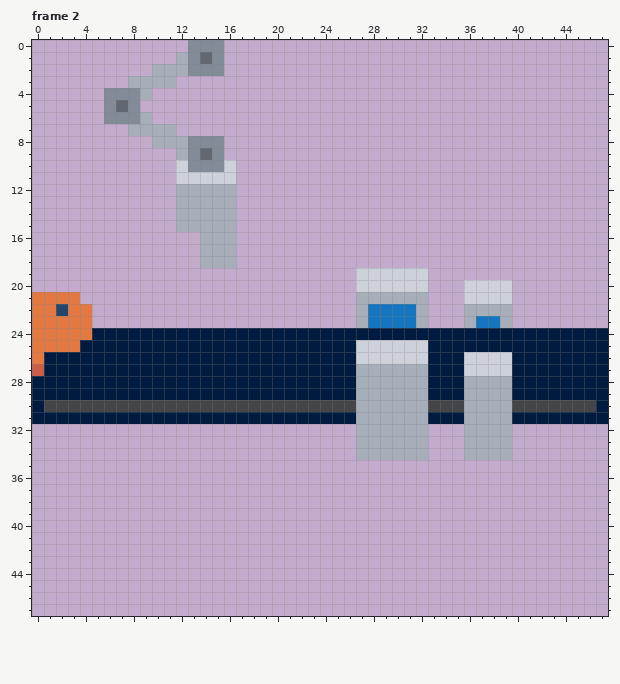
A pixel-art file gets an edit: Assets/2d/Aseprite/Aseprite Raws/Factory/DroneFactory.aseprite. This is how it looked before the edit.
48x48 pixels, 49 frames. Shown: frame 2. The commit also changed other frames, which this record leaves out.
And afterwards:
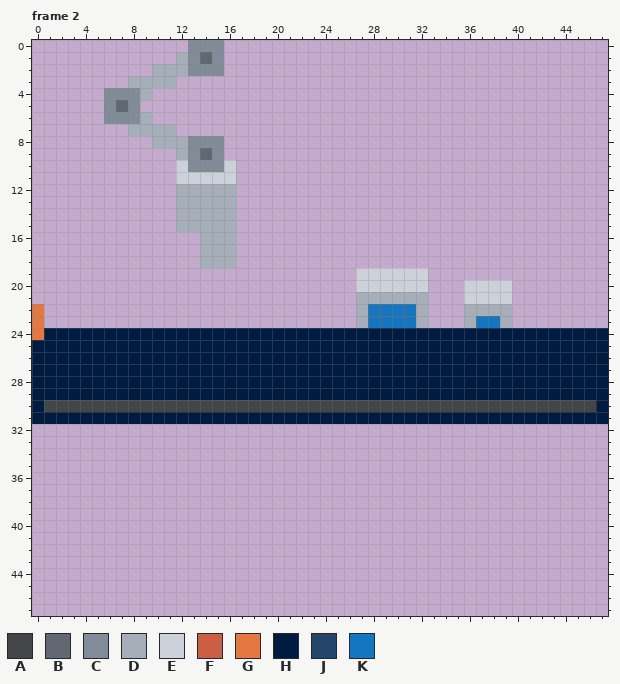
Palette (. is transparent): A #434549  B #626871  C #828b98  D #a6aeba  E #cdd2da  F #cd5e46  G #e37840  H #001b40  J #25466b  K #1476c0
From old to new:
layer "FrontWelders" now hidden
--- frame 2
@@ x 0..47 @@
 20 ...........................EEEEEE...EEEE........
-21 GGGG.......................DDDDDD...EEEE........
-22 GGJGG......................DKKKKD...DDDD........
-23 GGGGG......................DKKKKD...DKKD........
-24 GGGGGHHHHHHHHHHHHHHHHHHHHHHHHHHHHHHHHHHHHHHHHHHH
-25 GGGGHHHHHHHHHHHHHHHHHHHHHHHEEEEEEHHHHHHHHHHHHHHH
-26 GHHHHHHHHHHHHHHHHHHHHHHHHHHEEEEEEHHHEEEEHHHHHHHH
-27 FHHHHHHHHHHHHHHHHHHHHHHHHHHDDDDDDHHHEEEEHHHHHHHH
-28 HHHHHHHHHHHHHHHHHHHHHHHHHHHDDDDDDHHHDDDDHHHHHHHH
-29 HHHHHHHHHHHHHHHHHHHHHHHHHHHDDDDDDHHHDDDDHHHHHHHH
-30 HAAAAAAAAAAAAAAAAAAAAAAAAAADDDDDDAAADDDDAAAAAAAH
-31 HHHHHHHHHHHHHHHHHHHHHHHHHHHDDDDDDHHHDDDDHHHHHHHH
-32 ...........................DDDDDD...DDDD........
-33 ...........................DDDDDD...DDDD........
-34 ...........................DDDDDD...DDDD........
+21 ...........................DDDDDD...EEEE........
+22 G..........................DKKKKD...DDDD........
+23 G..........................DKKKKD...DKKD........
+24 GHHHHHHHHHHHHHHHHHHHHHHHHHHHHHHHHHHHHHHHHHHHHHHH
+25 HHHHHHHHHHHHHHHHHHHHHHHHHHHHHHHHHHHHHHHHHHHHHHHH
+26 HHHHHHHHHHHHHHHHHHHHHHHHHHHHHHHHHHHHHHHHHHHHHHHH
+27 HHHHHHHHHHHHHHHHHHHHHHHHHHHHHHHHHHHHHHHHHHHHHHHH
+28 HHHHHHHHHHHHHHHHHHHHHHHHHHHHHHHHHHHHHHHHHHHHHHHH
+29 HHHHHHHHHHHHHHHHHHHHHHHHHHHHHHHHHHHHHHHHHHHHHHHH
+30 HAAAAAAAAAAAAAAAAAAAAAAAAAAAAAAAAAAAAAAAAAAAAAAH
+31 HHHHHHHHHHHHHHHHHHHHHHHHHHHHHHHHHHHHHHHHHHHHHHHH
+32 ................................................
+33 ................................................
+34 ................................................
 35 ................................................
Boxes around the changes in both pictures, in picture pixels (x1, y1, x2, y2):
changed: (32, 292, 92, 376)
changed: (356, 340, 428, 460)
changed: (464, 352, 512, 460)
